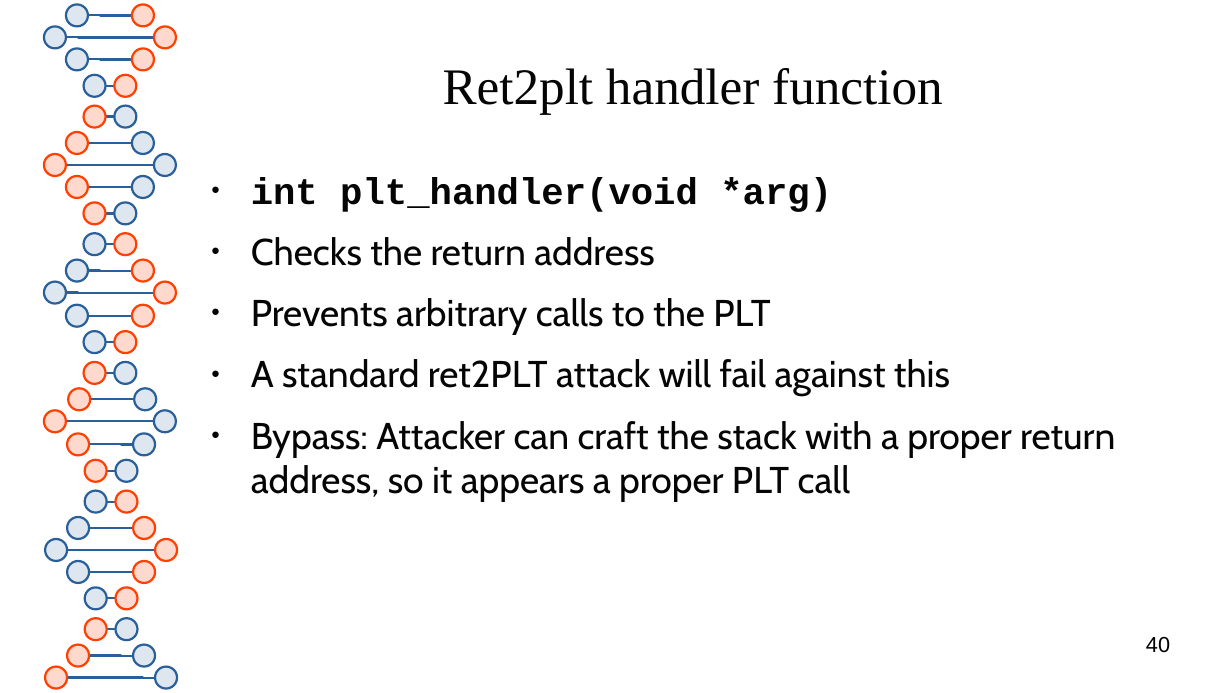
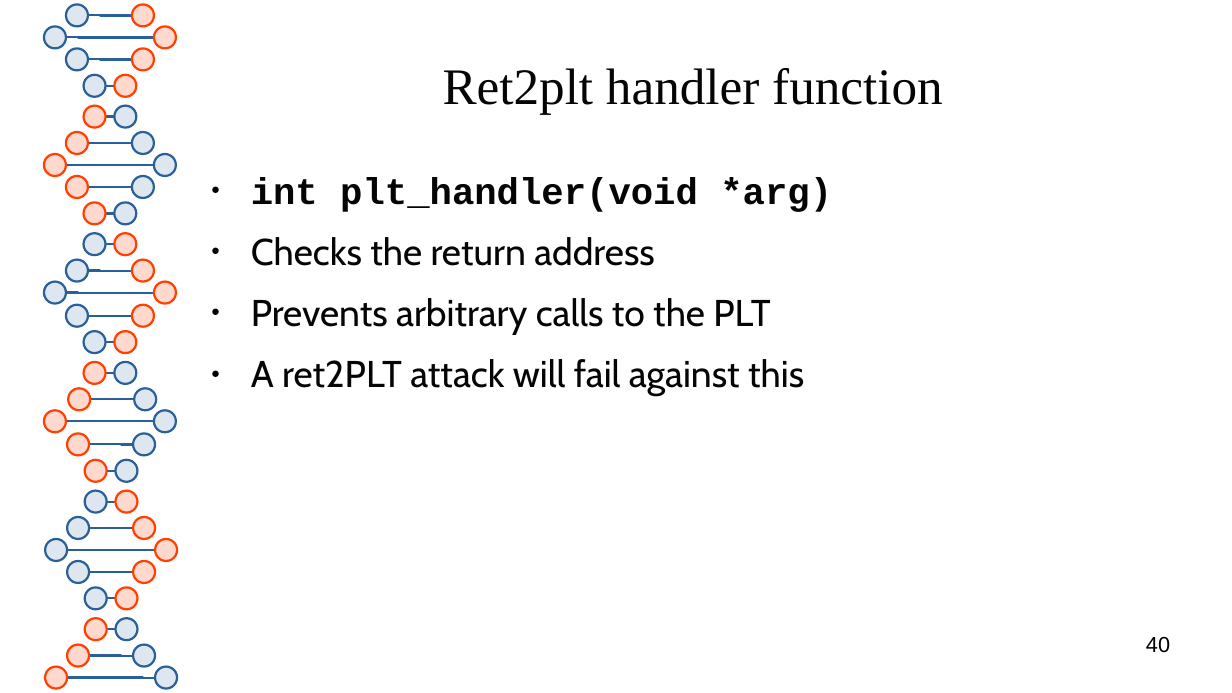
Before and after one commit to advanced-microcode-patching/shiva, a slide deck: slide 40 of presentation/shiva_runtime.odp. Drawn at 1232x693 pixels with LibreOffice and Linux fonts; fonts in the diff are those of the drawing. Boxes give left, top, right and bottom in pixels: in the first picture for what was removed or moved away, otherwise in the second. Text is boxed around its words. In the diff, an @@ line names an element or a change of style, - is before the commit and + after.

Commit message:
updated presentation to 50 slides

```diff
--- a/presentation/shiva_runtime.odp
+++ b/presentation/shiva_runtime.odp
@@ text at (251,359,804,396): text changed @@
-● A standard ret2PLT attack will fail against this
-● Bypass: Attacker can craft the stack with a proper return address, so it appears a proper PLT call
+● A ret2PLT attack will fail against this
```
Also in this commit, not shown: 4 other slides changed, 5 slides added, 1 slide removed, 1 other file.
